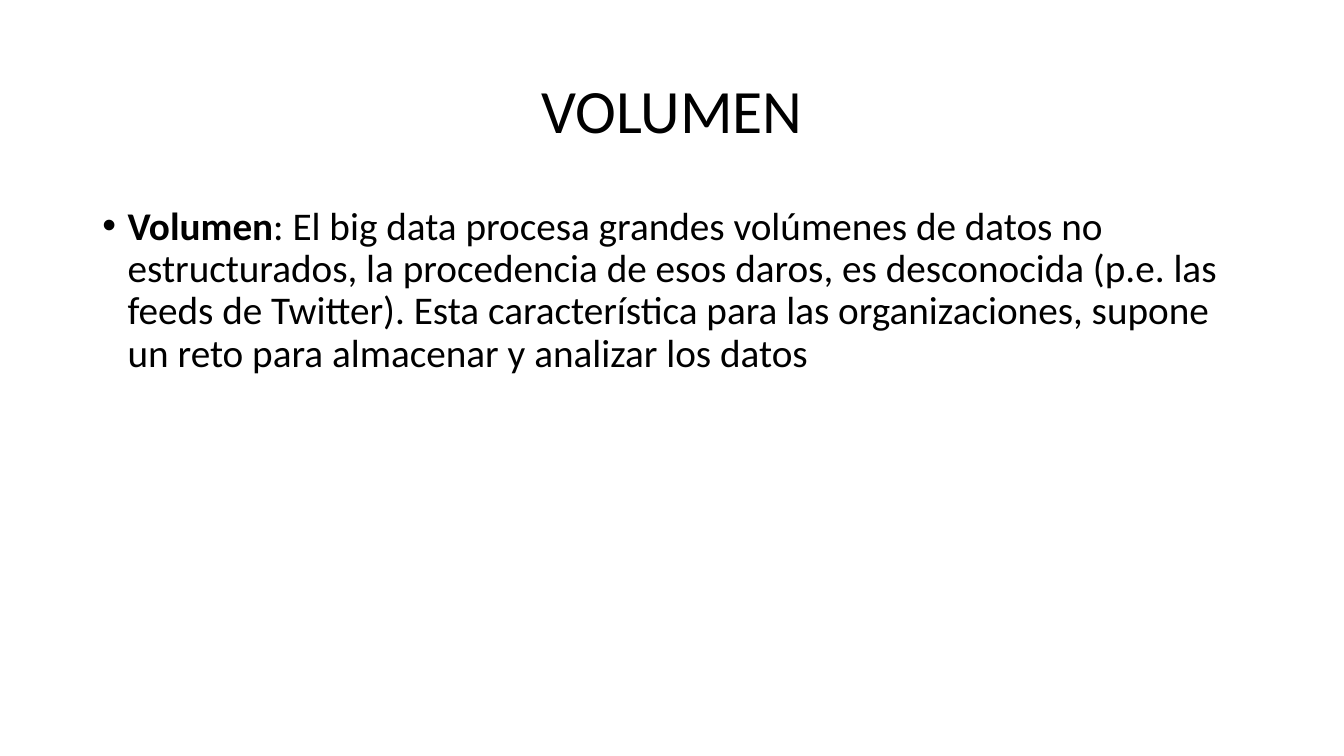
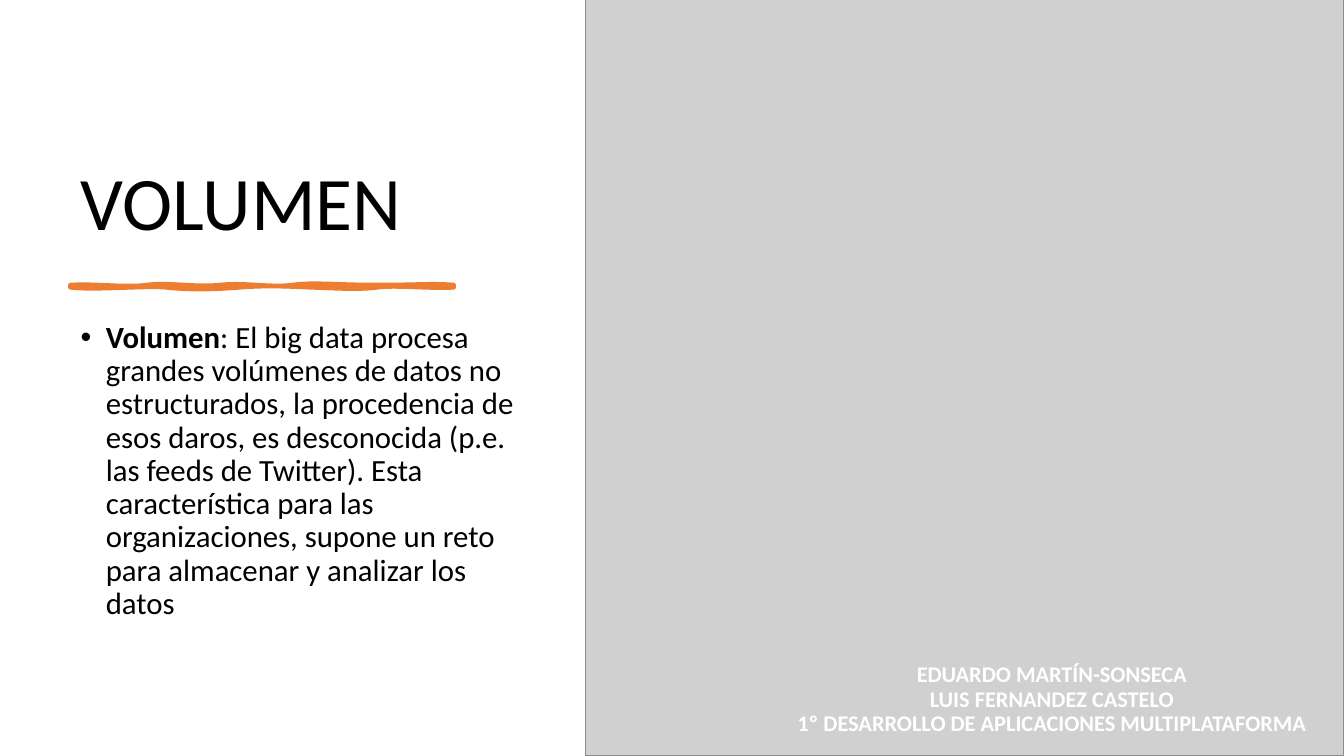
Before and after one commit to maraloeDev/Grado_SuperiorDAM, a slide deck: slide 4 of Bases de Datos/1º Evaluación/Ejercicios/Ejercicio2/Explotación de bases de datos Big Data.pptx. Drawn at 1344x756 pixels with LibreOffice and Linux fonts; fonts in the diff are those of the drawing; grey boxes stand for pictures. Boxes give left, top, right and bottom in pixels: in the first picture for what was removed or moved away, otherwise in the second. Text is boxed around its words. In the diff, an @@ line names an element or a change of style, - is before the commit and + after.

```diff
--- a/Bases de Datos/1º Evaluación/Ejercicios/Ejercicio2/Explotación de bases de datos Big Data.pptx
+++ b/Bases de Datos/1º Evaluación/Ejercicios/Ejercicio2/Explotación de bases de datos Big Data.pptx
@@ picture added at <box>586,0,1344,756</box> @@
@@ title "VOLUMEN": place and size @@
-title "VOLUMEN" at <box>541,93,802,134</box>
+title "VOLUMEN" at <box>81,181,402,231</box>
@@ title "VOLUMEN" at <box>81,181,402,231</box>: size 44 to 54 pt; alignment centre to left; vertical alignment middle to bottom @@
@@ freeform shape added at <box>71,285,454,287</box>, fill #ED7D31, outline #ED7D31 3.5 pt @@
@@ text "Volumen: El big data procesa ...": place and size @@
-text "Volumen: El big data procesa ..." at <box>128,212,1217,374</box>
+text "Volumen: El big data procesa ..." at <box>106,326,513,615</box>
@@ text "Volumen: El big data procesa ..." at <box>106,326,513,615</box>: size 28 to 22 pt @@
@@ text added at <box>797,664,1306,731</box>, 16 pt, text #FFFFFF, bold @@
+EDUARDO MARTÍN-SONSECA
+LUIS FERNANDEZ CASTELO
+1º DESARROLLO DE APLICACIONES MULTIPLATAFORMA
```
Also in this commit, not shown: 4 other slides changed, 1 slide added.
